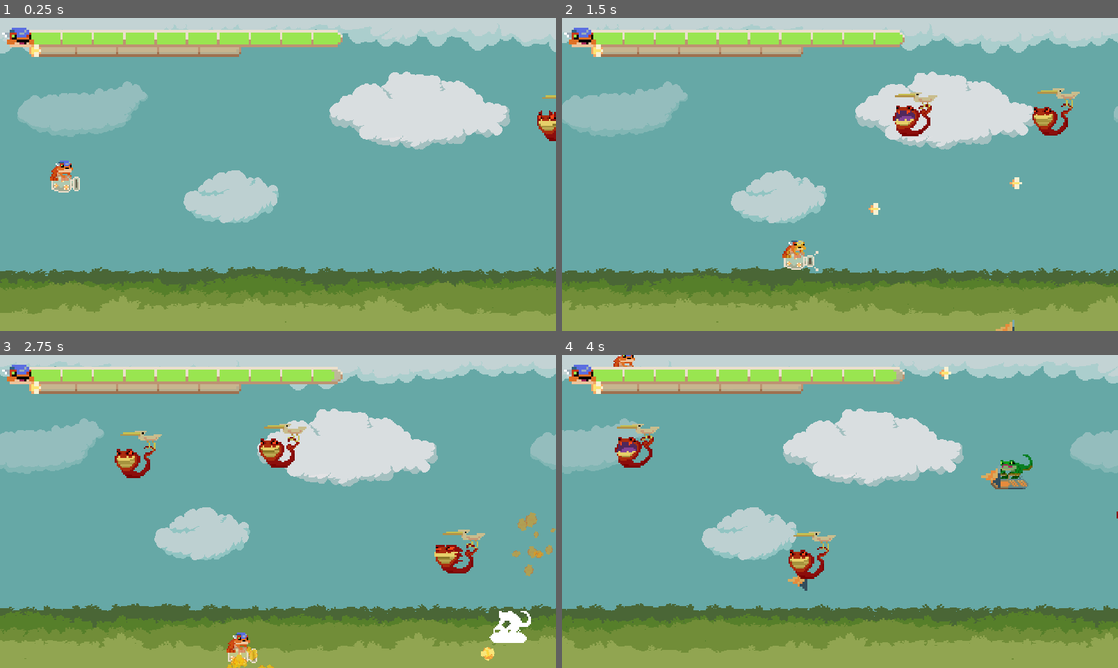
Above: before the commit, frames 1-4 (two rows, left to right).
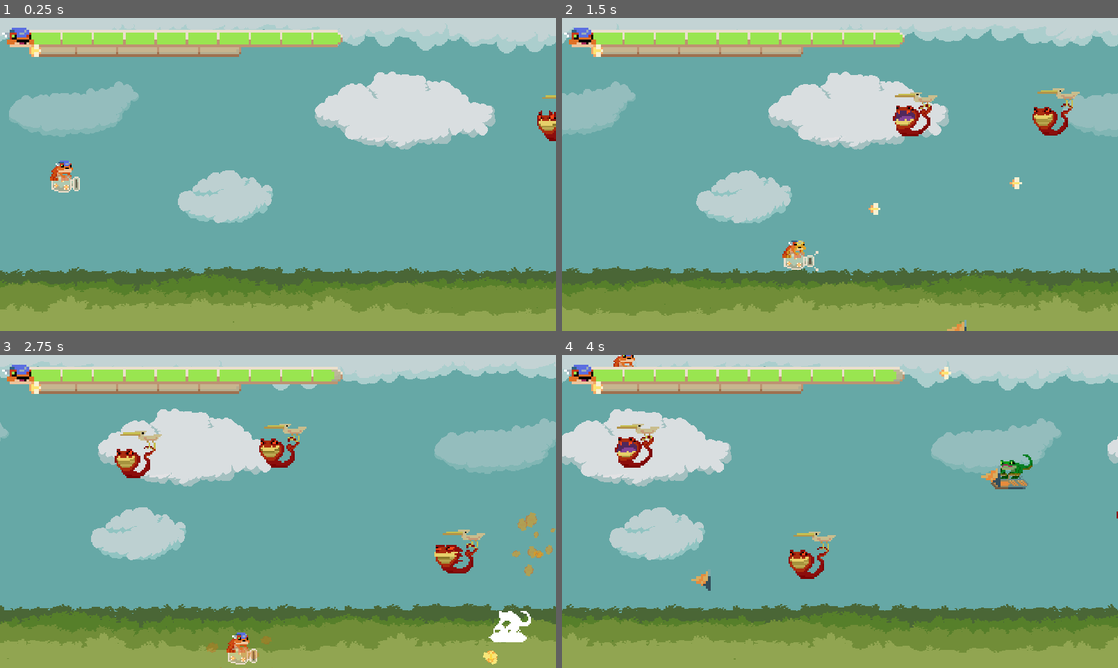
Above: after the commit, the same moments.

Repository: NxKuma/ISCS_Shooter
Game: Godot game, scene res://Scene/main.tscn
Two runs of this game, one before a commit and one after it. Both use one fixed random seed, a clock stepped at 60 frames per second and the inputs below.
Inputs:
- Up to frame 1 (0.25 s): no input
- Up to frame 2 (1.5 s): hold D (Right) 0.53-1.28 s; tap G (Bomb) at 0.6 s; hold S (Down) from 1.28 s (still down); tap Space (Shoot) at 1.35 s
- Up to frame 3 (2.75 s): release S (Down) at 2.03 s; hold D (Right) from 2.03 s (still down); tap G (Bomb) at 2.1 s
- Up to frame 4 (4 s): release D (Right) at 2.78 s; hold W (Up) 2.78-3.53 s; tap Space (Shoot) at 2.85 s; hold A (Left) from 3.53 s (still down); tap G (Bomb) at 3.6 s

The runs differ from the first frame. In frame 1, 7.3% of the frame differs, in the area x 0-100%, y 3-98%; in frame 2, 18%; in frame 3, 22%; in frame 4, 23%.

Commit message:
Adjusted Speed

Diff:
--- a/Scene/bg.tscn
+++ b/Scene/bg.tscn
@@ -28,7 +28,7 @@
 	sprite.set_region_rect(Rect2(Vector2(x*speed,0),Vector2(1152,452)))
 
 func _process(delta: float) -> void:
-	x += 1
+	x += 3
 	parallax(cloud_1_sprite, x, 1)
 	parallax(cloud_2_sprite, x, 0.6)
 	parallax(cloud_3_sprite, x, 0.4)
@@ -37,6 +37,7 @@
 	parallax(forest_lg, x, 1.4)
 	parallax(forest_light, x, 1.8)
 	parallax(cloud, x, 1.8)
+
 "
 
 [node name="BG" type="Control"]
--- a/Script/projectile.gd
+++ b/Script/projectile.gd
@@ -16,6 +16,7 @@
 		speed = 800
 	elif version == 2:
 		animated_sprite_2d.play("Enemy")
+		speed = 700
 		animated_sprite_2d.flip_h = true
 		add_to_group("EnemyBullet")
 	else:
--- a/project.godot
+++ b/project.godot
@@ -17,6 +17,7 @@
 
 [display]
 
+window/size/mode=3
 window/stretch/mode="canvas_items"
 
 [global_group]
